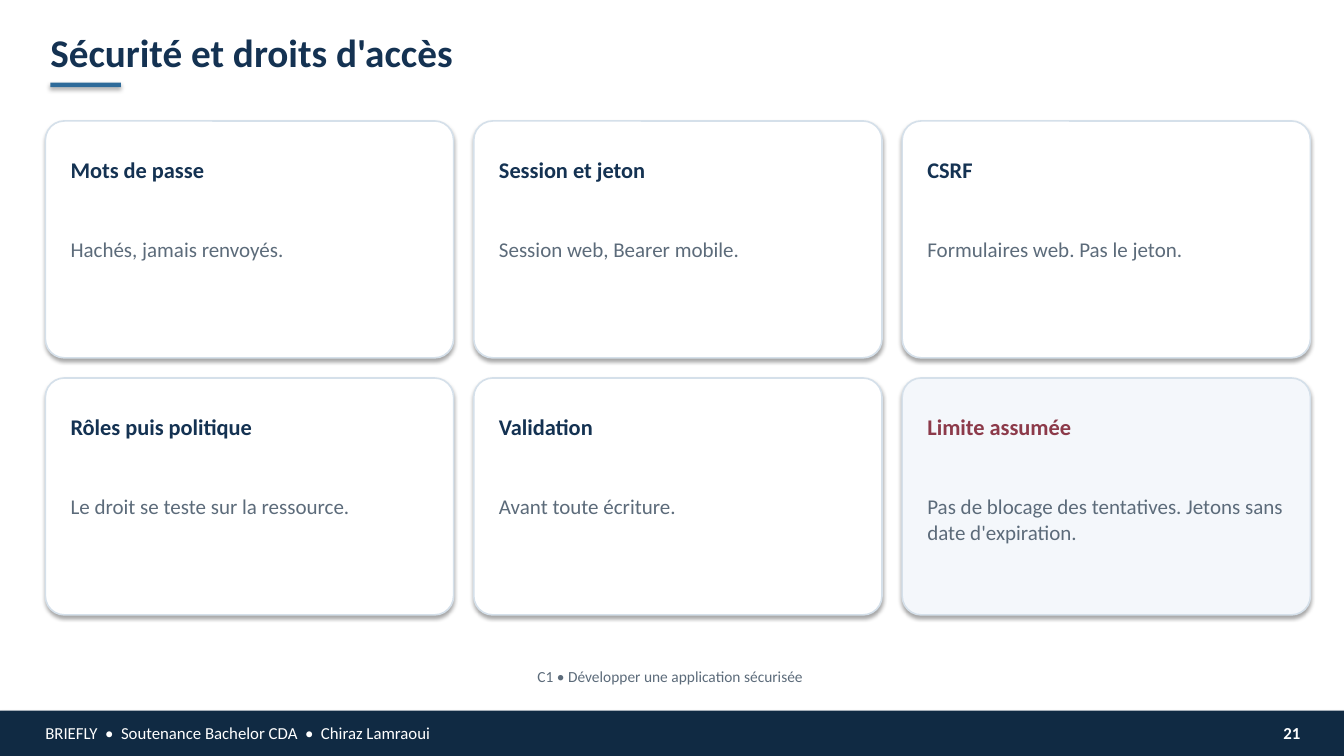
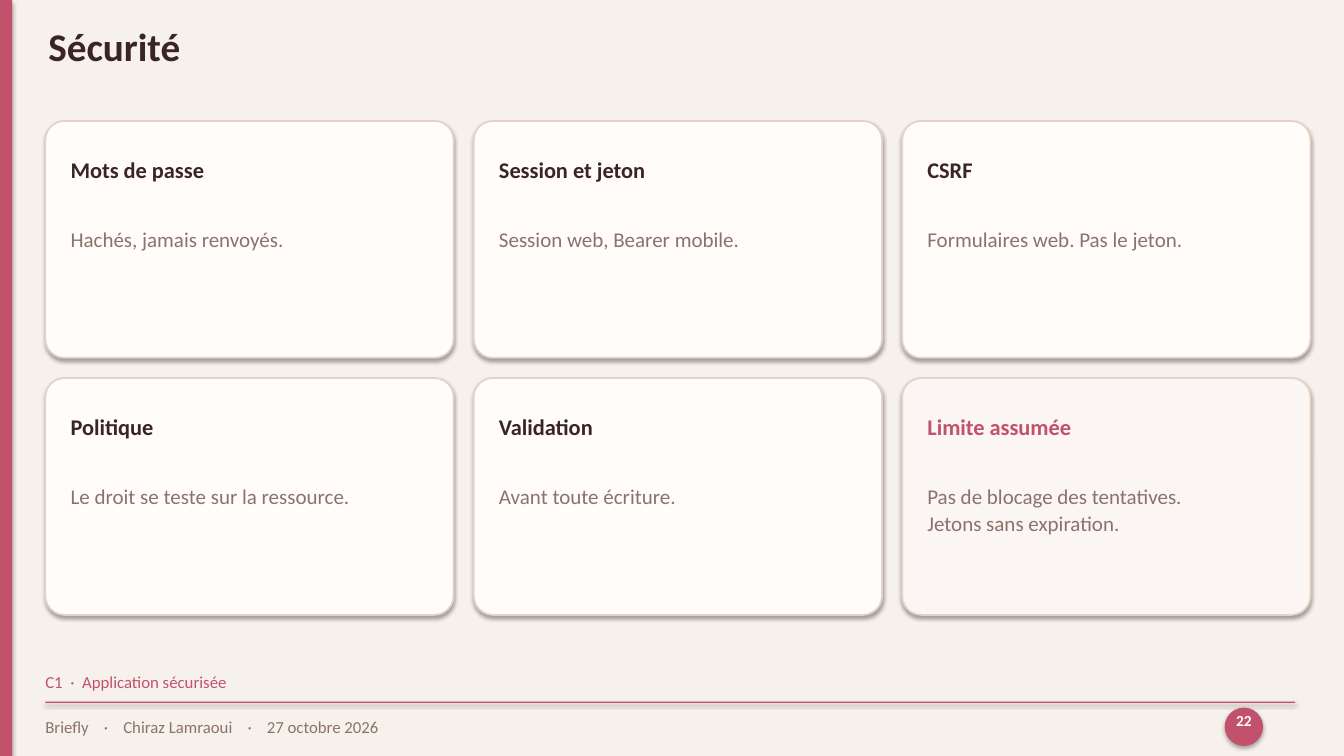
Before and after one commit to chirazlamraoui/Briefly, a slide deck: slide 22 of docs/soutenance/Briefly-soutenance.pptx (slide 21 before the commit). Drawn at 1344x756 pixels with LibreOffice and Linux fonts; fonts in the diff are those of the drawing. Boxes give left, top, right and bottom in pixels: in the first picture for what was removed or moved away, otherwise in the second. Text is boxed around its words. In the diff, an @@ line names an element or a change of style, - is before the commit and + after.

```diff
--- a/docs/soutenance/Briefly-soutenance.pptx
+++ b/docs/soutenance/Briefly-soutenance.pptx
@@ rectangle at (0, 0, 1344, 756): fill #FFFFFF to #F7F1EC @@
@@ rectangle added at (0, 0, 12, 756), fill #C2516B @@
@@ text at (48, 33, 180, 62): text changed; text colour #143252 to #3A2428 @@
-Sécurité et droits d'accès
+Sécurité
@@ rectangle removed at (50, 83, 121, 87) @@
@@ fill #FFFFFF to #FFFCFA; outline #D5E0EA 1.15 pt to #E4D2C8 1.25 pt in 5 elements at (474, 121, 882, 358), (902, 121, 1311, 358), (45, 378, 454, 615), (474, 378, 882, 615), (45, 121, 454, 358) @@
@@ text colour #143252 to #3A2428; less space between paragraphs in 4 elements at (499, 419, 593, 435), (71, 162, 204, 182), (499, 162, 645, 182), (927, 163, 972, 178) @@
@@ text "Hachés, jamais renvoyés.": place and size @@
-text "Hachés, jamais renvoyés." at (71, 242, 284, 261)
+text "Hachés, jamais renvoyés." at (71, 232, 284, 251)
@@ text "Session web, Bearer mobile.": place and size @@
-text "Session web, Bearer mobile." at (499, 242, 739, 260)
+text "Session web, Bearer mobile." at (499, 232, 739, 250)
@@ text "Formulaires web. Pas le jeton.": place and size @@
-text "Formulaires web. Pas le jeton." at (927, 242, 1183, 261)
+text "Formulaires web. Pas le jeton." at (927, 232, 1183, 251)
@@ rounded rectangle at (902, 378, 1311, 615): fill #F4F7FB to #FBF6F3; outline #D5E0EA 1.15 pt to #E4D2C8 1.25 pt @@
@@ text at (71, 419, 154, 439): text changed; text colour #143252 to #3A2428 @@
-Rôles puis politique
+Politique
@@ text "Limite assumée" at (927, 419, 1071, 435): text colour #8C3A4A to #C2516B; less space between paragraphs @@
@@ text "Le droit se teste sur ...": place and size @@
-text "Le droit se teste sur ..." at (71, 499, 350, 514)
+text "Le droit se teste sur ..." at (71, 489, 350, 504)
@@ text colour #5C6B7A to #8A736C; less space between paragraphs in 5 elements at (71, 232, 284, 251), (499, 232, 739, 250), (927, 232, 1183, 251), (71, 489, 350, 504), (499, 489, 675, 504) @@
@@ text "Avant toute écriture.": place and size @@
-text "Avant toute écriture." at (499, 499, 675, 514)
+text "Avant toute écriture." at (499, 489, 675, 504)
@@ text at (927, 489, 1182, 535): text changed; text colour #5C6B7A to #8A736C @@
-Pas de blocage des tentatives. Jetons sans date d'expiration.
+Pas de blocage des tentatives.
+Jetons sans expiration.
@@ text at (45, 676, 227, 691): text changed; size 11 to 12 pt; text colour #5C6B7A to #C2516B @@
-C1 • Développer une application sécurisée
+C1 · Application sécurisée
@@ text "C1 · Application sécurisée" at (45, 676, 227, 691): vertical alignment top to middle @@
@@ rectangle: place and size @@
-rectangle at (0, 711, 1344, 756)
+rectangle at (45, 702, 1296, 703)
@@ rectangle at (45, 702, 1296, 703): fill #102A43 to #C2516B @@
@@ ellipse added at (1225, 708, 1263, 746), fill #C2516B @@
@@ text added at (1236, 716, 1252, 726), 11 pt, text #FFFCFA, bold @@
+22
@@ text at (45, 721, 378, 736): text changed; text colour #FFFFFF to #8A736C @@
-BRIEFLY • Soutenance Bachelor CDA • Chiraz Lamraoui
+Briefly · Chiraz Lamraoui · 27 octobre 2026
@@ text removed at (1283, 728, 1300, 739) @@
-21
```
Also in this commit, not shown: 20 other slides changed, 10 slides added, 11 slides removed, 1 other file.
